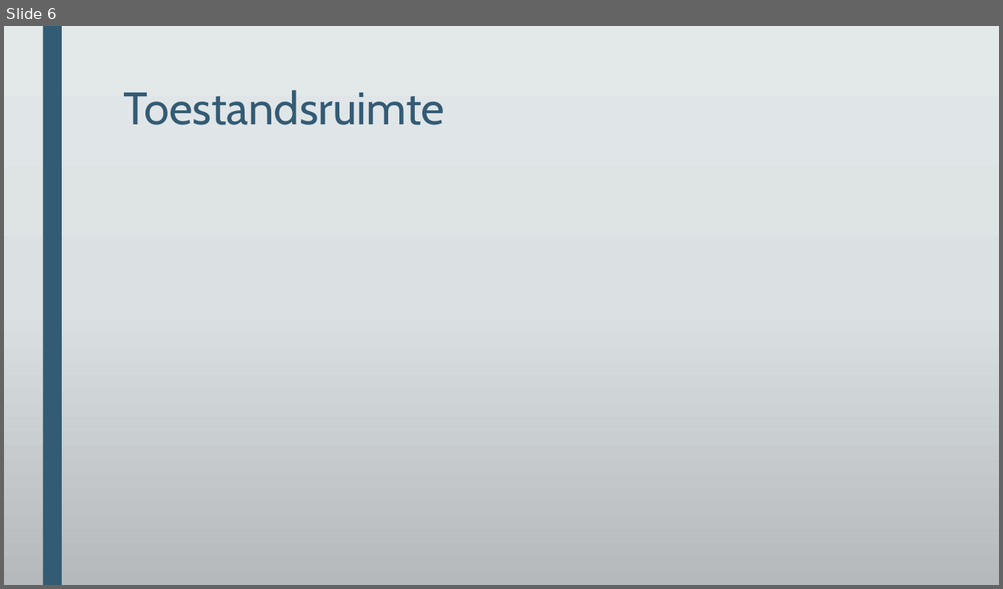
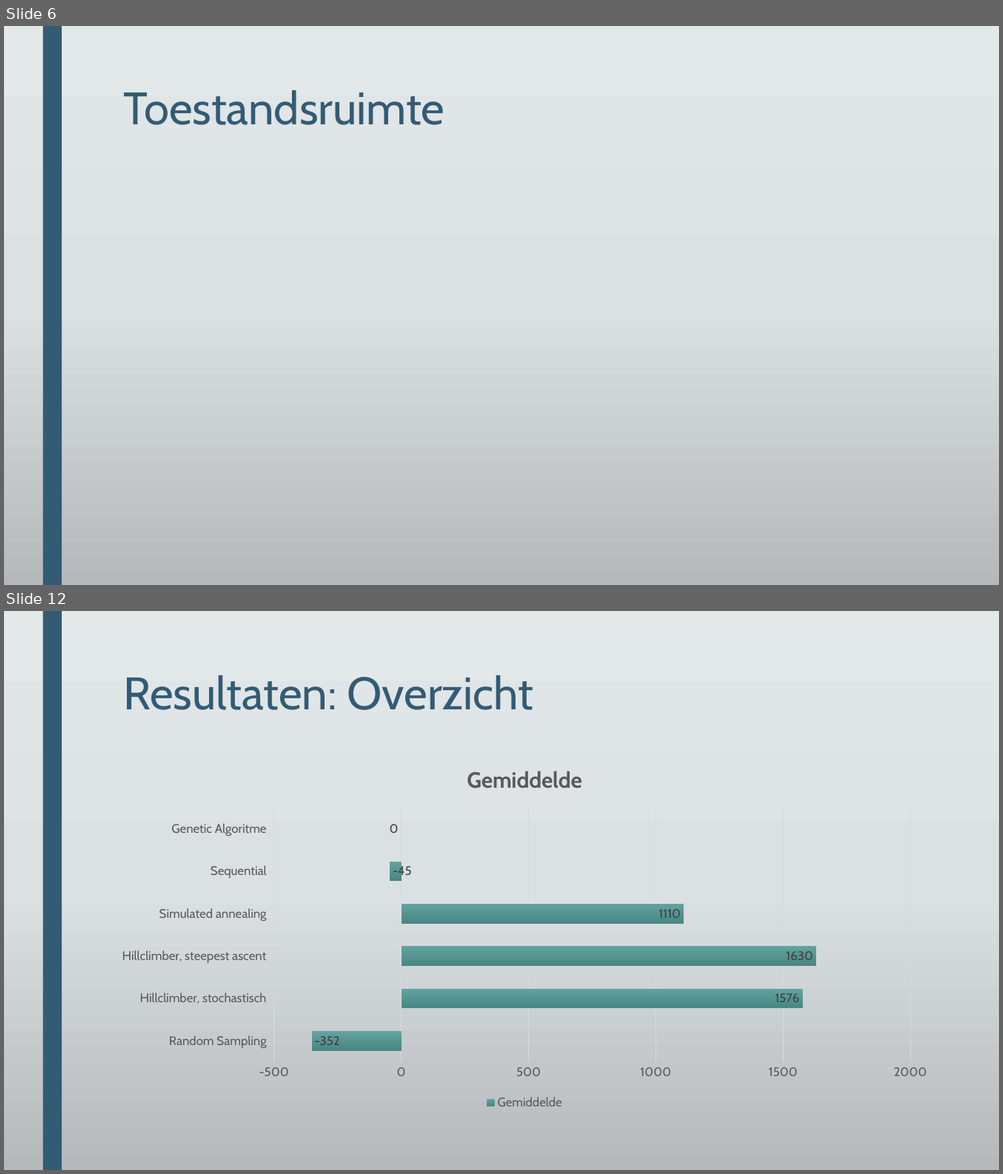
Before and after one commit to DeRoostermakers/Heuristieken, a slide deck: Presentaties/storyboard eindpresentatie.pptx. Shown one above the other, each under a label of ours: slide 6 before the commit, slides 6 and 12 after it; the slides between them are not shown. The pictures are 1003x589 and 1003x1174 pixels, drawn with LibreOffice and Linux fonts; fonts in the diff are those of the drawing; grey boxes stand for pictures; background and template pictures are left out. Boxes give left, top, right and bottom in pixels: in the first picture for what was removed or moved away, otherwise in the second. Text is boxed around its words. In the diff, an @@ line names an element or a change of style, - is before the commit and + after.

```diff
--- a/Presentaties/storyboard eindpresentatie.pptx
+++ b/Presentaties/storyboard eindpresentatie.pptx
@@ slide 12 added at (4, 611, 999, 1170), background gradient #E3E8EA to #DCE0E2 to #B6BABC; not listed: 1 template element that a slide beside it also shows @@
@@ title added at (123, 675, 533, 710), 44 pt, text #335B74 @@
+Resultaten: Overzicht
@@ bar chart added at (105, 750, 943, 1114) @@
+title "Gemiddelde"
+categories: Random Sampling, Hillclimber, stochastisch, Hillclimber, steepest ascent, Simulated annealing, Sequential, Genetic Algoritme
+Gemiddelde: -352, 1576, 1630, 1110, -45, 0
```
Also in this commit, not shown: 4 slides changed, 9 other slides added, 3 slides removed, 6 other files.
